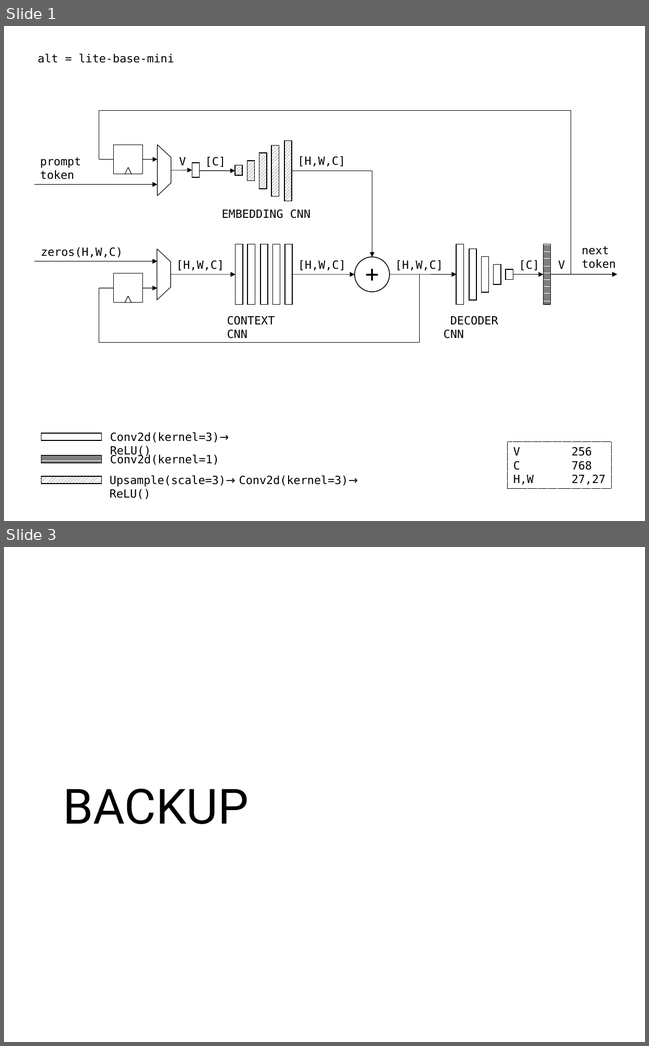
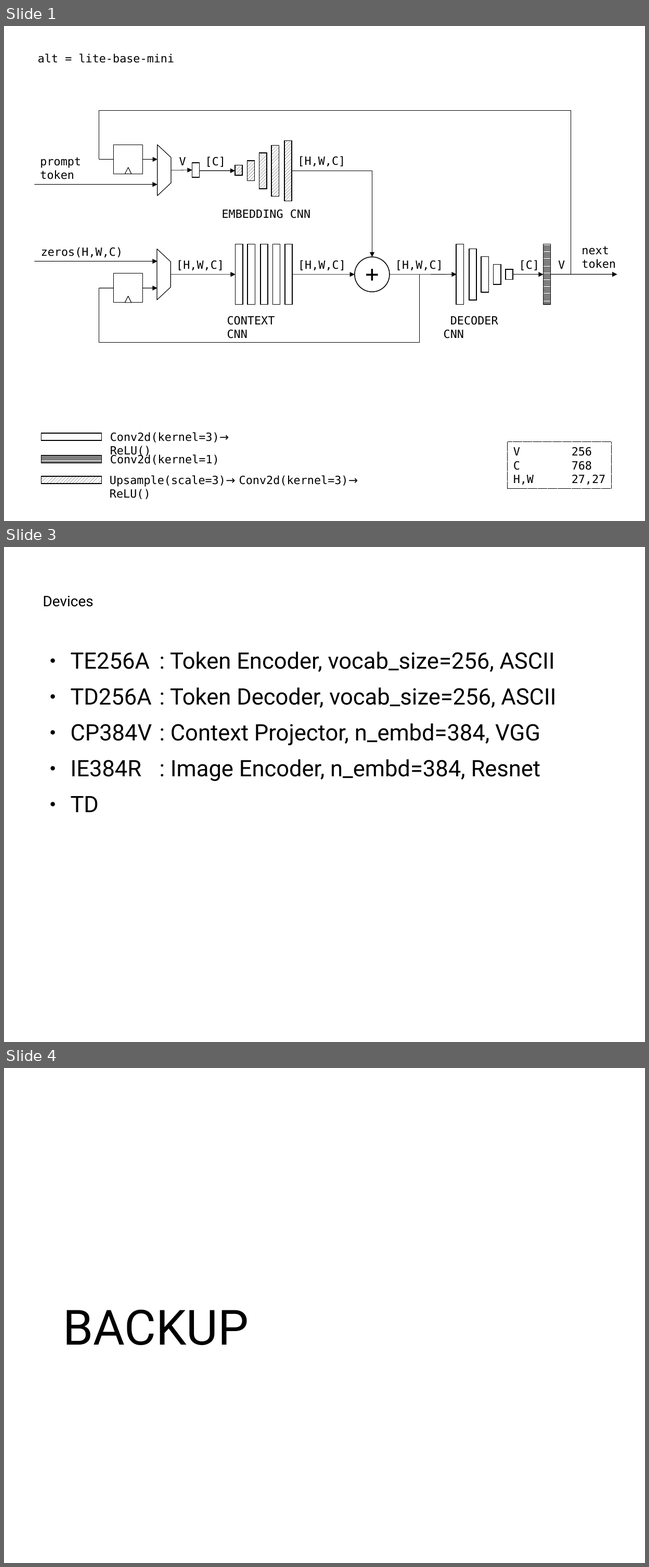
Before and after one commit to siliconperception/devices, a slide deck: dev/cnnlm.odp. Shown one above the other, each under a label of ours: slides 1 and 3 before the commit, slides 1, 3 and 4 after it; the slides between them are not shown. The pictures are 649x1046 and 649x1567 pixels, drawn with LibreOffice and Linux fonts; fonts in the diff are those of the drawing. Boxes give left, top, right and bottom in pixels: in the first picture for what was removed or moved away, otherwise in the second. Text is boxed around its words. In the diff, an @@ line names an element or a change of style, - is before the commit and + after.

```diff
--- a/dev/cnnlm.odp
+++ b/dev/cnnlm.odp
@@ slide 3 added at (x1=4, y1=547, x2=645, y2=1042), background #FFFFFF @@
@@ title added at (x1=43, y1=596, x2=93, y2=607), 18 pt, text #000000 @@
+Devices
@@ text added at (x1=71, y1=652, x2=556, y2=812), 28 pt, text #000000 @@
+● TE256A : Token Encoder, vocab_size=256, ASCII
+● TD256A : Token Decoder, vocab_size=256, ASCII
+● CP384V : Context Projector, n_embd=384, VGG
+● IE384R : Image Encoder, n_embd=384, Resnet
+● TD
@@ what was slide 3 is now slide 4 @@
```
Also in this commit, not shown: 8 other files.
